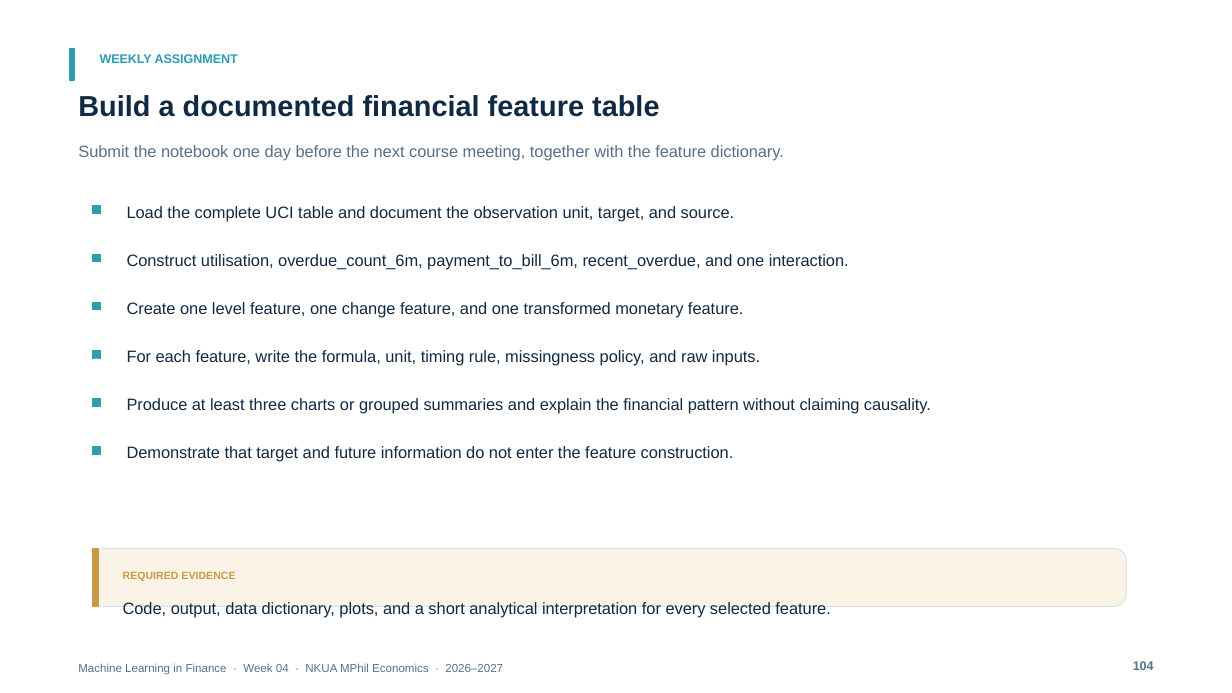
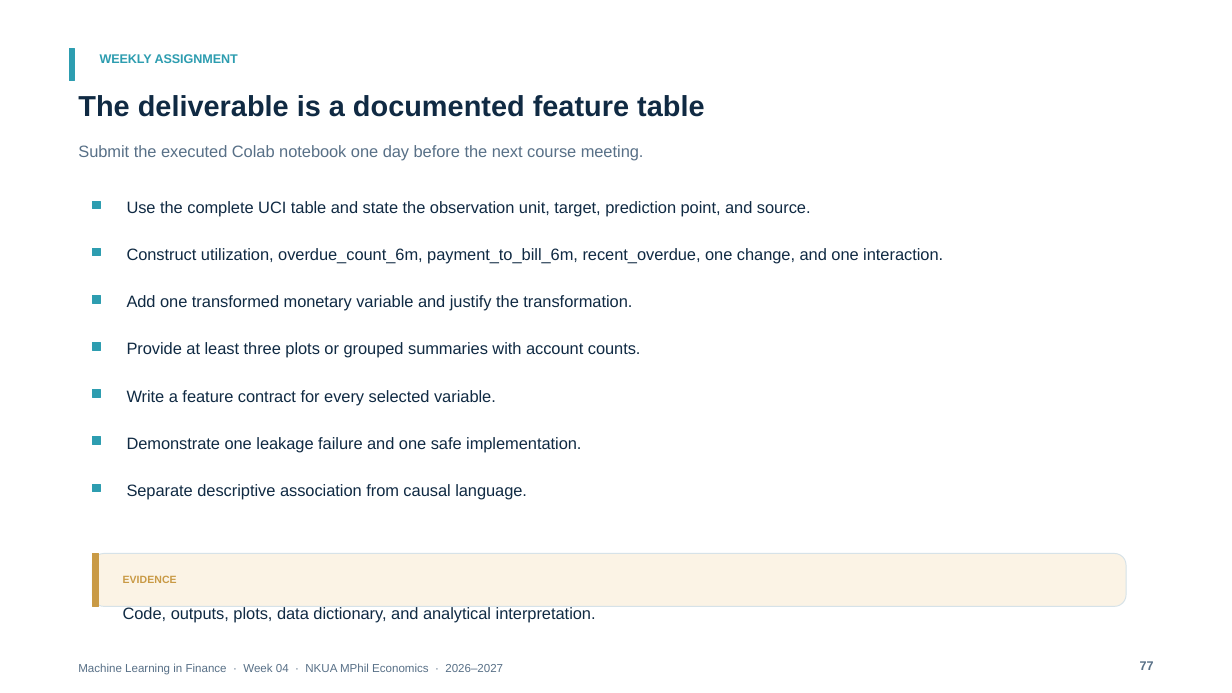
Before and after one commit to fkottas/Teaching-Courses, a slide deck: slide 77 of Machine Learning in Finance/2026-2027/lectures/week-04/slides/Lecture_04_Feature_Engineering_for_Financial_Data_2026-2027.pptx (slide 104 before the commit). Drawn at 1232x693 pixels with LibreOffice and Linux fonts; fonts in the diff are those of the drawing. Boxes give left, top, right and bottom in pixels: in the first picture for what was removed or moved away, otherwise in the second. Text is boxed around its words. In the diff, an @@ line names an element or a change of style, - is before the commit and + after.

```diff
--- a/Machine Learning in Finance/2026-2027/lectures/week-04/slides/Lecture_04_Feature_Engineering_for_Financial_Data_2026-2027.pptx
+++ b/Machine Learning in Finance/2026-2027/lectures/week-04/slides/Lecture_04_Feature_Engineering_for_Financial_Data_2026-2027.pptx
@@ text at bbox=[78, 95, 704, 117]: text changed @@
-Build a documented financial feature table
+The deliverable is a documented feature table
@@ text at bbox=[78, 145, 644, 161]: text changed @@
-Submit the notebook one day before the next course meeting, together with the feature dictionary.
+Submit the executed Colab notebook one day before the next course meeting.
@@ text at bbox=[127, 201, 811, 217]: text changed @@
-Load the complete UCI table and document the observation unit, target, and source.
+Use the complete UCI table and state the observation unit, target, prediction point, and source.
@@ text at bbox=[127, 248, 943, 264]: text changed @@
-Construct utilisation, overdue_count_6m, payment_to_bill_6m, recent_overdue, and one interaction.
+Construct utilization, overdue_count_6m, payment_to_bill_6m, recent_overdue, one change, and one interaction.
@@ text at bbox=[127, 295, 632, 311]: text changed @@
-Create one level feature, one change feature, and one transformed monetary feature.
+Add one transformed monetary variable and justify the transformation.
@@ 4 rectangles: place and size @@
-4 rectangles at bbox=[92, 206, 100, 358]
+4 rectangles at bbox=[92, 201, 100, 350]
@@ text at bbox=[127, 342, 641, 358]: text changed @@
-Produce at least three charts or grouped summaries and explain the financial pattern without claiming causality.
+Provide at least three plots or grouped summaries with account counts.
@@ text removed at bbox=[127, 350, 760, 366] @@
-For each feature, write the formula, unit, timing rule, missingness policy, and raw inputs.
@@ rectangle: place and size @@
-rectangle at bbox=[92, 398, 100, 406]
+rectangle at bbox=[92, 390, 100, 397]
@@ text added at bbox=[127, 390, 496, 405], 12.8 pt, text #102A43 @@
+Write a feature contract for every selected variable.
@@ rectangle: place and size @@
-rectangle at bbox=[92, 446, 100, 454]
+rectangle at bbox=[92, 437, 100, 445]
@@ text at bbox=[127, 437, 581, 452]: text changed @@
-Demonstrate that target and future information do not enter the feature construction.
+Demonstrate one leakage failure and one safe implementation.
@@ rectangle added at bbox=[92, 484, 100, 492], fill #2D9DB0, outline #2D9DB0 0.75 pt @@
@@ text added at bbox=[127, 484, 527, 499], 12.8 pt, text #102A43 @@
+Separate descriptive association from causal language.
@@ rounded rectangle: place and size @@
-rounded rectangle at bbox=[92, 549, 1127, 606]
+rounded rectangle at bbox=[92, 554, 1127, 606]
@@ rounded rectangle at bbox=[92, 554, 1127, 606]: proportions changed @@
@@ rectangle: place and size @@
-rectangle at bbox=[92, 549, 98, 606]
+rectangle at bbox=[92, 554, 98, 606]
@@ text at bbox=[123, 576, 177, 583]: text changed @@
-REQUIRED EVIDENCE
+EVIDENCE
@@ text at bbox=[123, 606, 596, 623]: text changed @@
-Code, output, data dictionary, plots, and a short analytical interpretation for every selected feature.
+Code, outputs, plots, data dictionary, and analytical interpretation.
@@ text at bbox=[1140, 661, 1154, 670]: text changed @@
-104
+77
```
Also in this commit, not shown: 32 other slides changed, 57 slides added, 76 slides removed, 3 other files.
